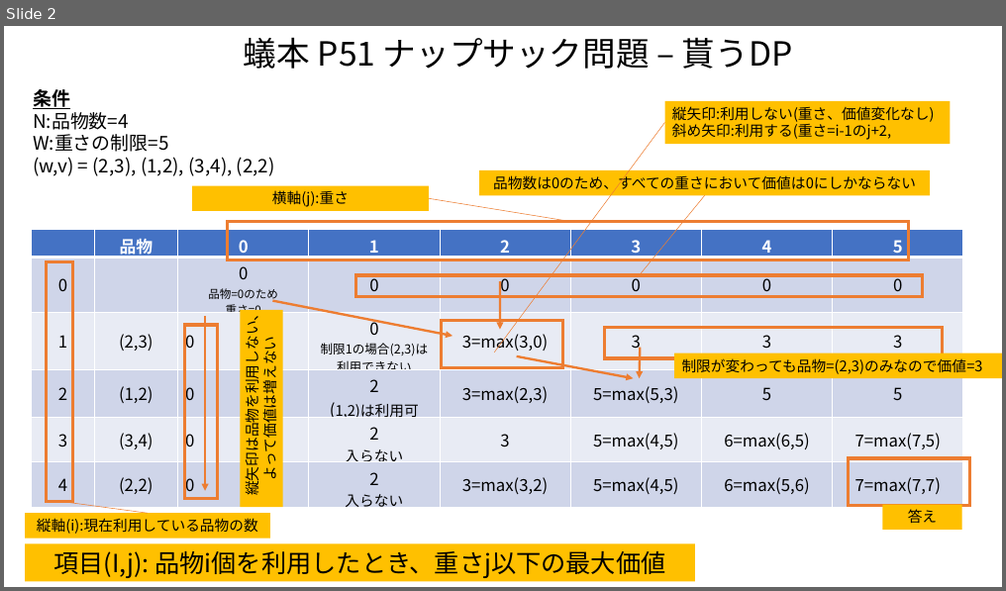
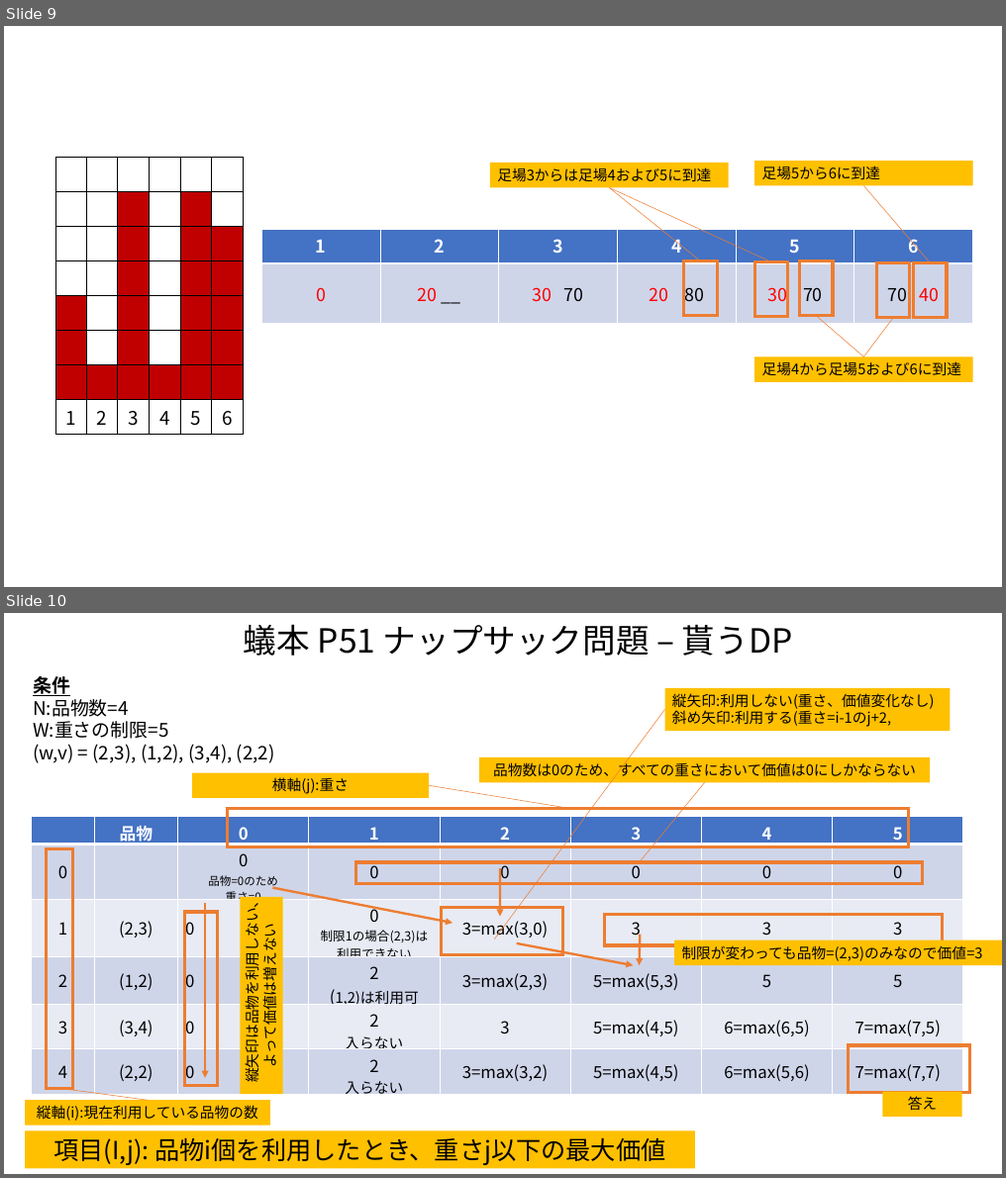
Before and after one commit to nord2sudjp/atcoder, a slide deck: 動的計画法/DP.pptx. Shown one above the other, each under a label of ours: slide 2 before the commit, slides 9 and 10 after it. The pictures are 1006x591 and 1006x1178 pixels, drawn with LibreOffice and Linux fonts; fonts in the diff are those of the drawing. Boxes give left, top, right and bottom in pixels: in the first picture for what was removed or moved away, otherwise in the second. Text is boxed around its words. In the diff, an @@ line names an element or a change of style, - is before the commit and + after.

```diff
--- a/動的計画法/DP.pptx
+++ b/動的計画法/DP.pptx
@@ slide 9 added at (x1=4, y1=26, x2=1002, y2=587), background #FFFFFF @@
@@ table added at (x1=56, y1=158, x2=244, y2=430), 8 rows, 6 columns @@
+ |  |  |  |  | 
+ |  |  |  |  | 
+ |  |  |  |  | 
+ |  |  |  |  | 
+ |  |  |  |  | 
+ |  |  |  |  | 
+ |  |  |  |  | 
+1 | 2 | 3 | 4 | 5 | 6
@@ rectangle added at (x1=490, y1=163, x2=728, y2=187), fill #FFC000, 14 pt, text #000000 @@
+足場3からは足場4および5に到達
@@ rectangle added at (x1=754, y1=161, x2=973, y2=186), fill #FFC000, 14 pt, text #000000 @@
+足場5から6に到達
@@ line added from (701, 261) to (610, 187), #ED7D31 0.5 pt @@
@@ line added from (771, 262) to (610, 187), #ED7D31 0.5 pt @@
@@ line added from (930, 264) to (864, 186), #ED7D31 0.5 pt @@
@@ table added at (x1=261, y1=230, x2=971, y2=323), 2 rows, 6 columns @@
+1 | 2 | 3 | 4 | 5 | 6
+0 | 20 __ | 30 70 | 20 80 | 30 70 | 70 40
@@ rectangle added at (x1=684, y1=261, x2=718, y2=316), outline #ED7D31 3 pt @@
@@ rectangle added at (x1=754, y1=262, x2=788, y2=316), outline #ED7D31 3 pt @@
@@ rectangle added at (x1=800, y1=262, x2=833, y2=316), outline #ED7D31 3 pt @@
@@ rectangle added at (x1=877, y1=264, x2=910, y2=318), outline #ED7D31 3 pt @@
@@ rectangle added at (x1=914, y1=264, x2=946, y2=318), outline #ED7D31 3 pt @@
@@ line added from (864, 357) to (816, 316), #ED7D31 0.5 pt @@
@@ line added from (864, 357) to (893, 318), #ED7D31 0.5 pt @@
@@ rectangle added at (x1=754, y1=357, x2=973, y2=382), fill #FFC000, 14 pt, text #000000 @@
+足場4から足場5および6に到達
@@ what was slide 2 is now slide 10 @@
```
Also in this commit, not shown: 2 slides changed, 6 other slides added, 1 slide removed, 1 other file.
